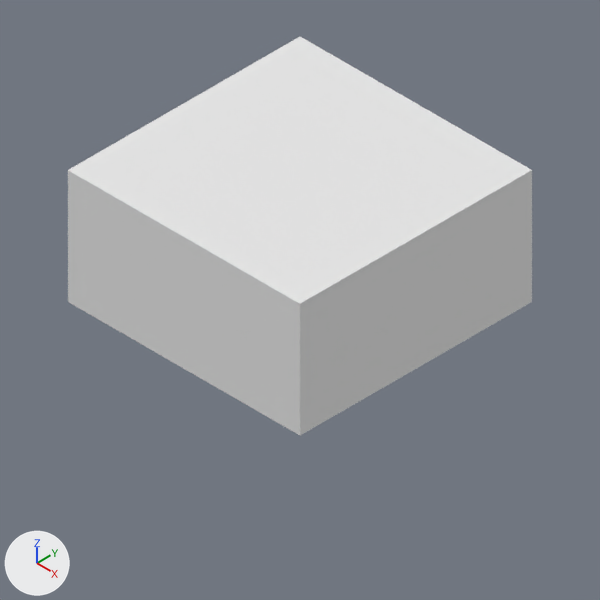
What one commit did to the Blender file SpaceDwarf/Assets/Images/Wall.blend.
Rendered twice from the file's camera 'Camera'. Arrows for +X, +Y and +Z are at lower left; the lights stay in place.
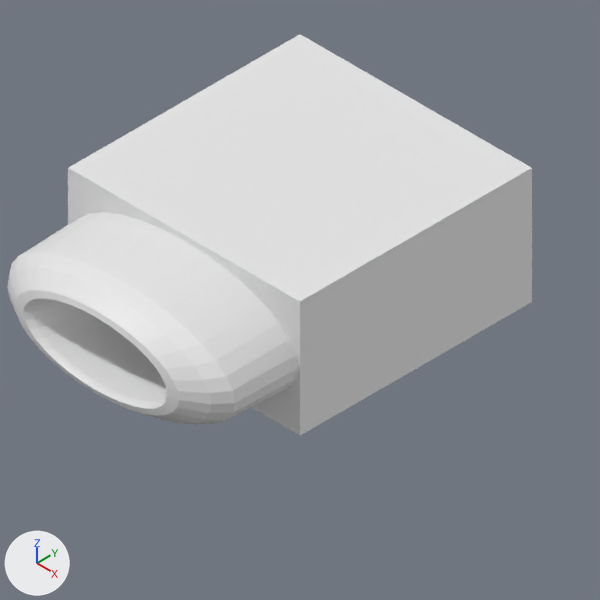
The edits, one by one:
Material 'Material.005' (mat_material_005) is new.
Its base color is (0.8, 0.8, 0.8) (white #e7e7e7).
me_plane_001 is used by ob_plane_001; location (0.0, 0.0, 0.0); scale (2.0, 2.0, 2.0).
Verts and faces of me_plane_001; kept vertices keep their numbers, new ones are numbered from 8.
Before the commit, vertices of me_plane_001: 4 (-1.0, 1.0, 0.98) at pixel (300, 36), 5 (-1.0, -1.0, 0.98) at pixel (67, 170), 6 (1.0, -1.0, 0.98) at pixel (300, 303), 7 (1.0, 1.0, 0.98) at pixel (532, 170).
me_plane_001 had 8 vertices, 6 faces and spanned x -1.0..1.0, y -1.0..1.0, z 0.0..0.98.
me_plane_001 no longer uses material mat_material_006 (white #e7e7e7).
me_plane_001 now has 232 vertices, 200 faces and spans x -1.0..1.0, y -1.76..1.0, z 0.0..1.0.
me_plane_001 part 1: a new loose piece of 224 vertices spanning x -0.99..1.0, y -1.76..-0.54, z 0.0..0.99, in mat_material_005 (white #e7e7e7).
Part 2, on me_plane_001:
Vertices 4 to 7 move by (0.0, 0.0, 0.02).
me_plane_001 now uses material mat_material_005 (white #e7e7e7).

Where the change shows, as pixel boxes [x1, y1, x2, y2] in the pictures (600 x 600 px; the box of a moved part takes in the faces that stretch with it):
'Plane.001', reshaped (13% wider)
    before: [68, 37, 532, 435]
    after: [7, 34, 532, 435]
part 1 of me_plane_001, added
    after: [7, 212, 298, 424]
part 2 of me_plane_001, moved or reshaped
    before: [68, 37, 532, 435]
    after: [68, 34, 532, 435]
